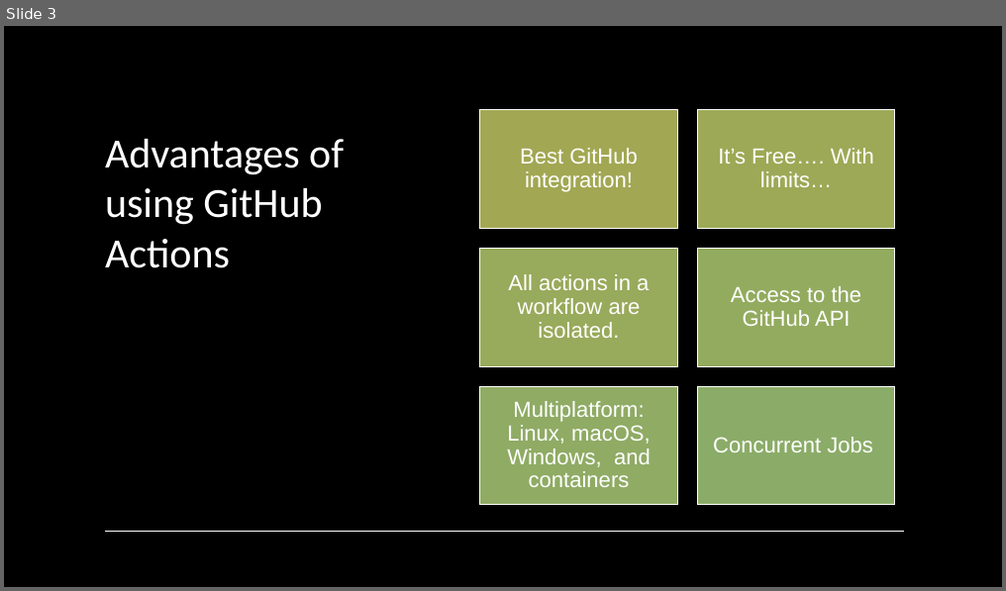
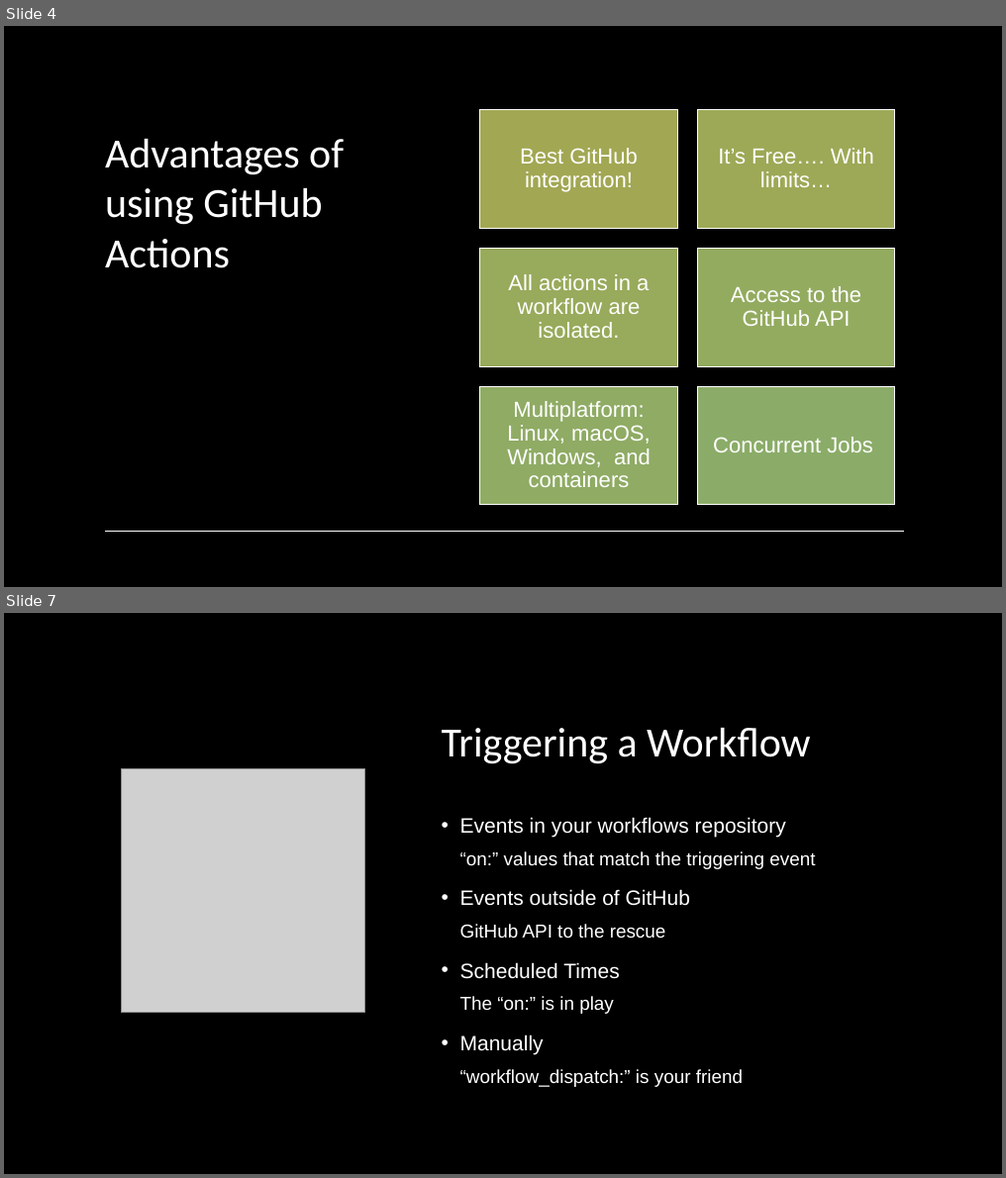
Before and after one commit to pulcher/github-actions-getting-started, a slide deck: getting-started-with-github-actions.pptx. Shown one above the other, each under a label of ours: slide 3 before the commit, slides 4 and 7 after it; the slides between them are not shown. The pictures are 1006x591 and 1006x1178 pixels, drawn with LibreOffice and Linux fonts; fonts in the diff are those of the drawing; grey boxes stand for pictures. Boxes give left, top, right and bottom in pixels: in the first picture for what was removed or moved away, otherwise in the second. Text is boxed around its words. In the diff, an @@ line names an element or a change of style, - is before the commit and + after.

```diff
--- a/getting-started-with-github-actions.pptx
+++ b/getting-started-with-github-actions.pptx
@@ slide 7 added at box(4, 613, 1002, 1174), background #000000; not listed: 2 template elements that a slide beside it also shows @@
@@ rectangle added at box(4, 613, 1002, 1174), fill #000000 @@
@@ title added at box(442, 728, 811, 764), 40 pt, text #FFFFFF @@
+Triggering a Workflow
@@ picture added at box(121, 768, 364, 1012) @@
@@ text added at box(460, 817, 815, 1087), 18 pt, text #FFFFFF @@
+• Events in your workflows repository
+  “on:” values that match the triggering event
+• Events outside of GitHub
+  GitHub API to the rescue
+• Scheduled Times
+  The “on:” is in play
+• Manually
+  “workflow_dispatch:” is your friend
@@ what was slide 3 is now slide 4 @@
```
Also in this commit, not shown: 5 slides changed, 8 other slides added, 14 slides removed.
